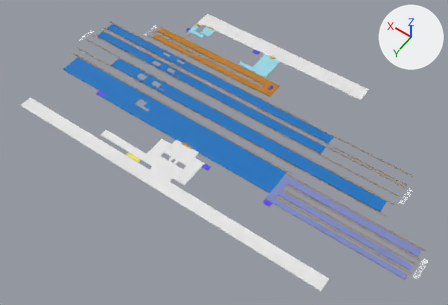
The FBX model Assets/Models/1F.fbx: old version first, new version second.
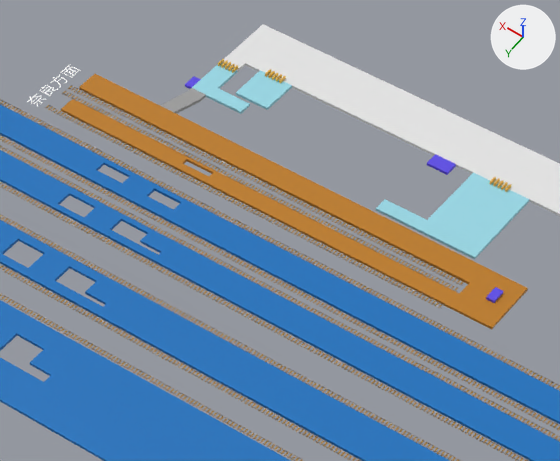
Old and new are each drawn whole from a 50 mm camera at (-284.0, 385.0, 490.0) aimed at (-41.0, 46.0, -43.0) and again close up on the part from 30% to 64% of the width and 2% to 44% of the height. The lights are fixed; the arrows at upper right show +X, +Y and +Z. The last two pictures show the newer version. Where no turn or scale is listed for an object, it has been applied to the vertices.

Names of what the first close-up shows: '南道路', '在来線0番ホーム', '在来線2,3番ホーム', '在来線4,5番ホーム', '在来線6,7番ホーム', '在来線8,9,10番ホーム', '新幹線八条口改札内通路', '狭軌レール.007', '狭軌レール.008', '狭軌レール.009', '狭軌レール.011', '狭軌レール.013' and 15 more.
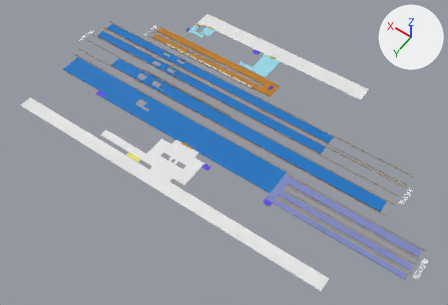
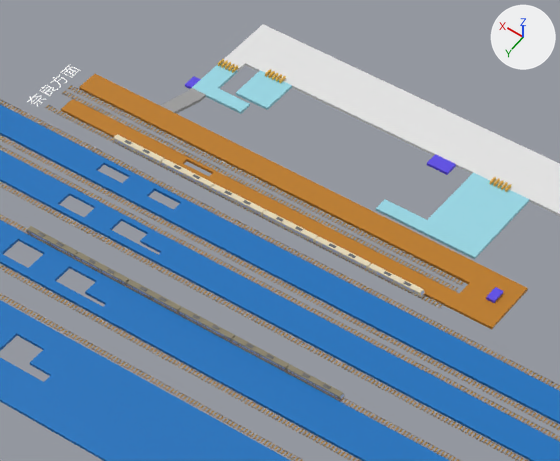
Edits to the scene script, one JSON object a line:
```json
{"op": "add", "block": "mat_221窓", "code": ["mat_221窓 = principled_material('221窓')", "mat_221窓.base_color = (0.385, 0.507, 0.8)  # blue #a7bde7"]}
{"op": "add", "block": "mat_223茶", "code": ["mat_223茶 = principled_material('223茶')", "mat_223茶.base_color = (1.0, 0.608, 0.232)  # beige #ffcd84"]}
{"op": "add", "block": "mat_221車体下", "code": ["mat_221車体下 = principled_material('221車体下')", "mat_221車体下.base_color = (0.136, 0.136, 0.136)  # dark grey #676767"]}
{"op": "add", "block": "mat_223車体", "code": ["mat_223車体 = principled_material('223車体')", "mat_223車体.base_color = (0.251, 0.22, 0.142)  # yellow #898169"]}
{"op": "add", "block": "mat_223青", "code": ["mat_223青 = principled_material('223青')", "mat_223青.base_color = (0.0354, 0.1, 0.568)  # blue #3559c7"]}
{"op": "add", "block": "mat_221青", "code": ["mat_221青 = principled_material('221青')", "mat_221青.base_color = (0.0408, 0.099, 0.8)  # blue #3959e7"]}
{"op": "add", "block": "mat_221白", "code": ["mat_221白 = principled_material('221白')", "mat_221白.base_color = (0.801, 0.704, 0.501)  # beige #e7dabc"]}
{"op": "add", "block": "mat_221茶", "code": ["mat_221茶 = principled_material('221茶')", "mat_221茶.base_color = (0.6, 0.367, 0.143)  # orange #cba36a"]}
{"op": "add", "block": "me_立方体_242", "code": ["me_立方体_242 = bpy.data.meshes.new('立方体.242')", "me_立方体_242.from_pydata(...)  # 7024 vertices, 4096 faces; spans x -112.4..10.1, y -1.0..1.0, z -1.0..1.2", "# faces by material slot: [2924, 100, 100, 718, 254]", "me_立方体_242.materials.append(mat_223車体)  # yellow #898169", "me_立方体_242.materials.append(mat_223青)  # blue #3559c7", "me_立方体_242.materials.append(mat_223茶)  # beige #ffcd84", "me_立方体_242.materials.append(mat_221車体下)  # dark grey #676767", "me_立方体_242.materials.append(mat_221窓)  # blue #a7bde7"]}
{"op": "add", "block": "me_立方体_224", "code": ["me_立方体_224 = bpy.data.meshes.new('立方体.224')", "me_立方体_224.from_pydata(...)  # 7024 vertices, 4096 faces; spans x -112.4..10.1, y -1.0..1.0, z -1.0..1.2", "# faces by material slot: [2924, 100, 100, 718, 254]", "me_立方体_224.materials.append(mat_221白)  # beige #e7dabc", "me_立方体_224.materials.append(mat_221青)  # blue #3959e7", "me_立方体_224.materials.append(mat_221茶)  # orange #cba36a", "me_立方体_224.materials.append(mat_221車体下)  # dark grey #676767", "me_立方体_224.materials.append(mat_221窓)  # blue #a7bde7"]}
{"op": "add", "block": "ob_223", "code": ["ob_223 = bpy.data.objects.new('223', me_立方体_242)", "ob_223.location = (85.8, 15.3, -20.0)"]}
{"op": "add", "block": "ob_221", "code": ["ob_221 = bpy.data.objects.new('221', me_立方体_224)", "ob_221.location = (90.0, -33.8, -19.7)"]}
```

Boxes [x1, y1, x2, y2] around the edits, measured in the close-ups (560 x 461 px):
```json
{"object": "223", "change": "added", "after": [26, 226, 344, 401], "faces in mat_223車体 (yellow #898169)": [26, 226, 344, 401], "faces in mat_221車体下 (dark grey #676767)": [27, 232, 338, 400], "faces in mat_221窓 (blue #a7bde7)": [31, 233, 344, 399], "faces in mat_223茶 (beige #ffcd84)": [26, 232, 344, 401]}
{"object": "221", "change": "added", "after": [113, 134, 425, 298], "faces in mat_221白 (beige #e7dabc)": [113, 134, 425, 297], "faces in mat_221車体下 (dark grey #676767)": [113, 140, 421, 298], "faces in mat_221窓 (blue #a7bde7)": [115, 139, 424, 295], "faces in mat_221茶 (orange #cba36a)": [118, 143, 424, 297]}
{"object": "狭軌レール.007", "change": "unchanged, covered by the edit", "before": [0, 214, 462, 461], "after": [0, 214, 462, 461]}
{"object": "狭軌レール.012", "change": "unchanged, covered by the edit", "before": [46, 105, 444, 309], "after": [46, 105, 444, 309]}
```
